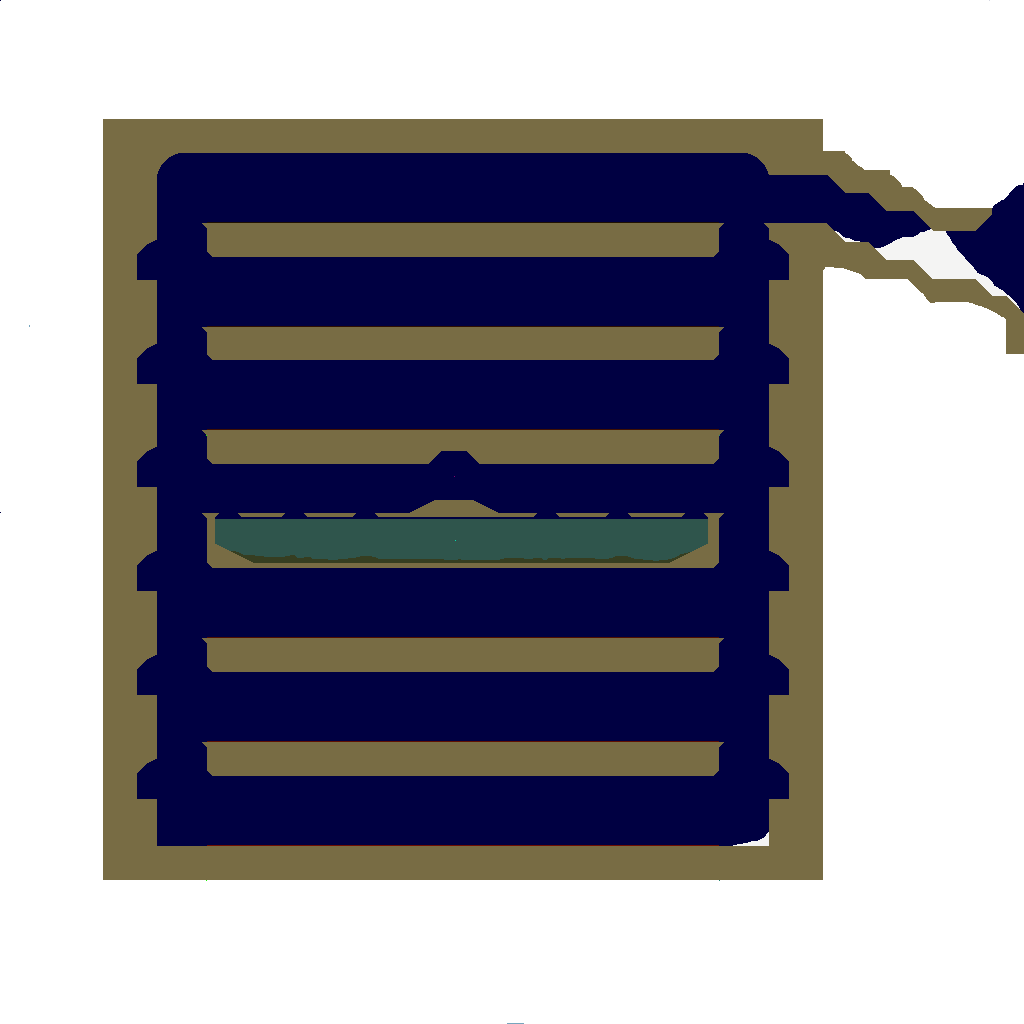
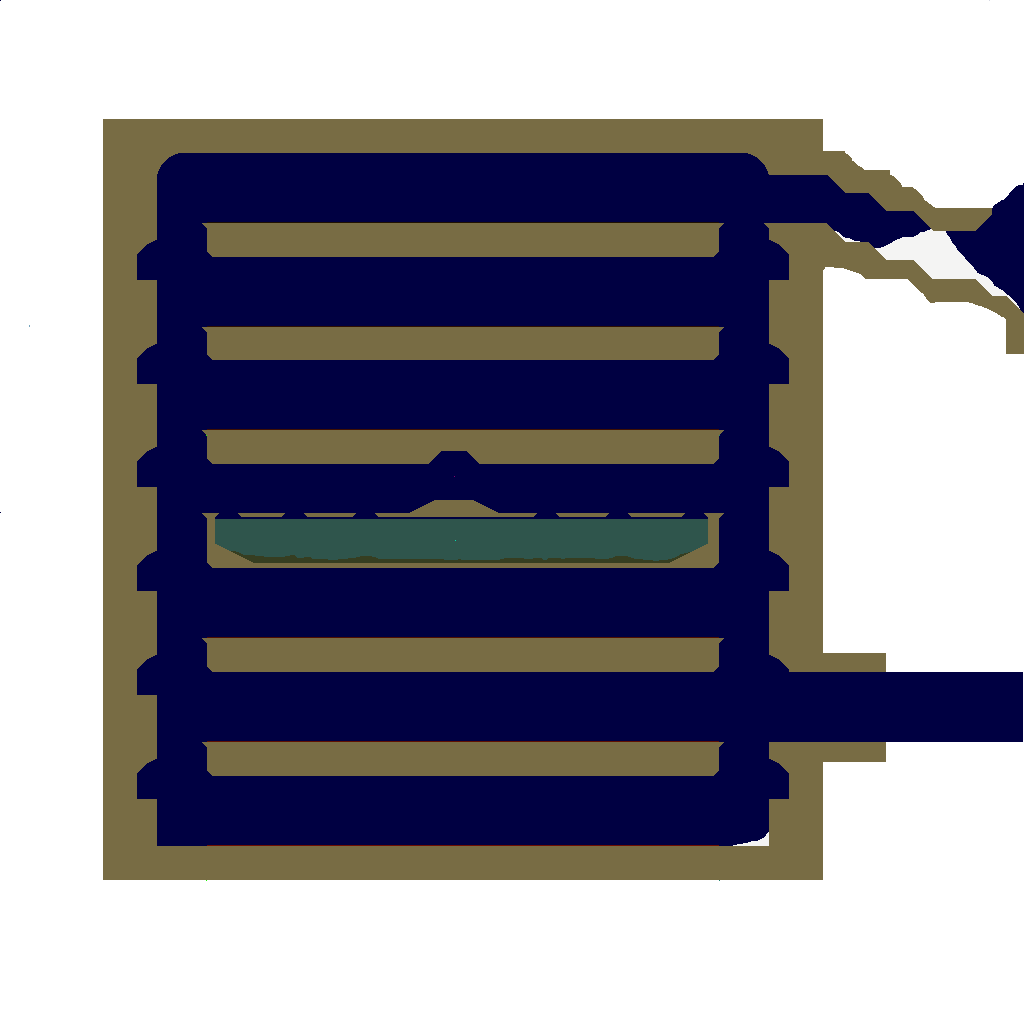
Comparing the layer stacks of the two 1024x1024 images. Changes:
painted on "Layer copy" over [507,653,1023,1024]
